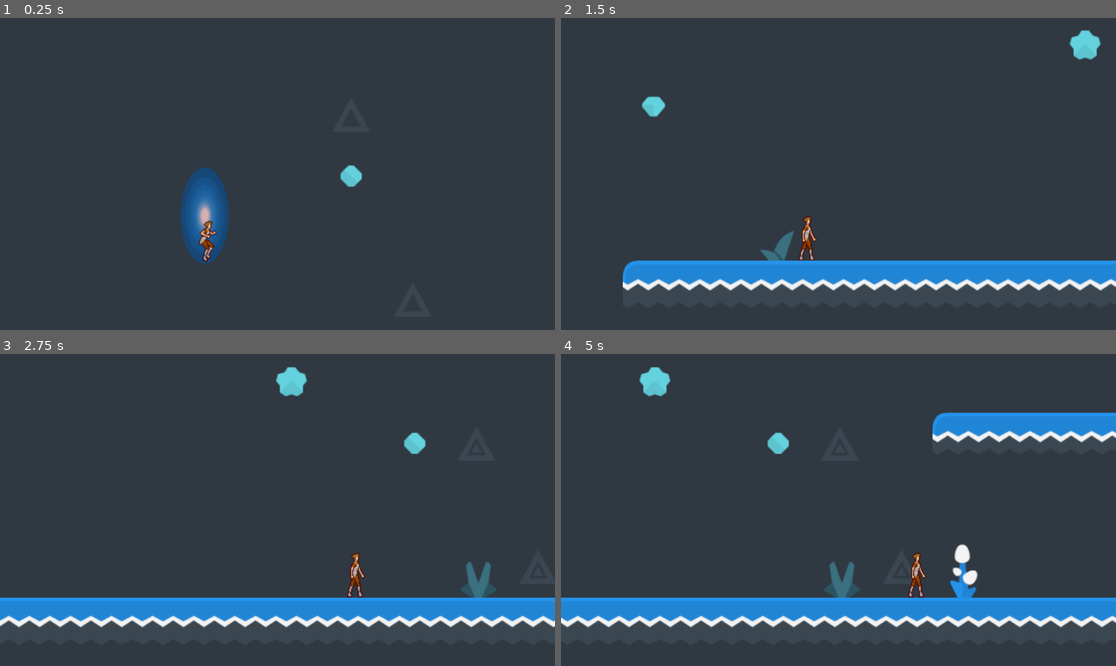
Above: before the commit, frames 1-4 (two rows, left to right).
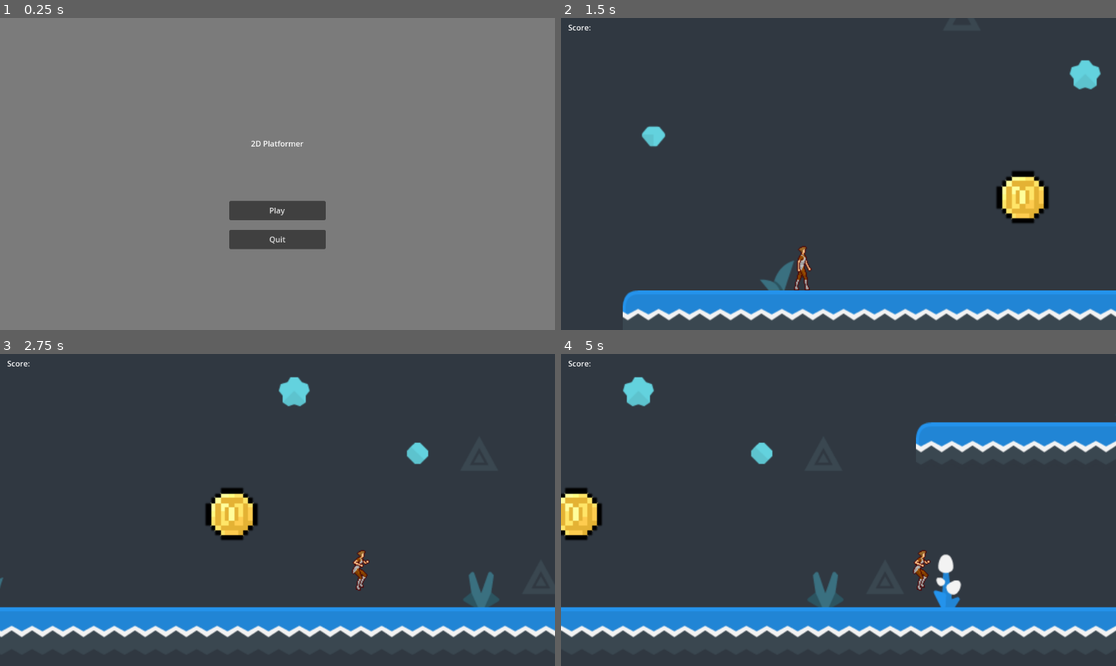
Above: after the commit, the same moments.

Repository: sophiabutt/2D-Platformer
Game: Godot game, scene res://UI/main_menu.tscn
Two runs of this game, one before a commit and one after it. Both use one fixed random seed, a clock stepped at 60 frames per second and the inputs below. Before the commit the project starts from res://Levels/Level1.tscn.
Inputs (mouse positions are in pixels of both pictures, inside the frame that each line leads up to):
- Up to frame 1 (0.25 s): no input
- Up to frame 2 (1.5 s): click (838, 211) at 0.5 s, where only the run after the commit has a clickable "Play"; hold D (right) from 1.28 s (still down)
- Up to frame 3 (2.75 s): keep holding D (right); tap W (jump) at 1.52, 2.27 s
- Up to frame 4 (5 s): release D (right) at 2.78 s; hold A (left) 2.78-3.53 s; hold D (right) from 3.53 s (still down); tap W (jump) at 3.77, 4.52 s

The runs differ from the first frame. In frame 1, 98% of the frame differs, in the area x 0-100%, y 0-100%; in frame 2, 19%; in frame 3, 11%; in frame 4, 15%.

Commit message:
Putting it all together

Diff:
--- /dev/null
+++ b/Assets/Coins.tres
@@ -0,0 +1,17 @@
+[gd_resource type="TileSet" load_steps=3 format=3 uid="uid://b44aihya58u7l"]
+
+[ext_resource type="Texture2D" uid="uid://ek57lul0gmp7" path="res://Assets/coin.png" id="1_xlc45"]
+
+[sub_resource type="TileSetAtlasSource" id="TileSetAtlasSource_tfpj4"]
+texture = ExtResource("1_xlc45")
+texture_region_size = Vector2i(64, 64)
+0:0/0 = 0
+0:0/0/physics_layer_0/linear_velocity = Vector2(0, 0)
+0:0/0/physics_layer_0/angular_velocity = 0.0
+0:0/0/physics_layer_0/polygon_0/points = PackedVector2Array(-32, -32, 32, -32, 32, 32, -32, 32)
+
+[resource]
+tile_size = Vector2i(64, 64)
+physics_layer_0/collision_layer = 8
+physics_layer_0/collision_mask = 8
+sources/1 = SubResource("TileSetAtlasSource_tfpj4")
--- a/Global.gd
+++ b/Global.gd
@@ -7,6 +7,11 @@
 var fade_out = ""
 
 var death_zone = 1000
+
+var coins = 0
+var score = 0
+
+var starting_in = 0
 
 func _physics_process(_delta):
 	if fade == null:
@@ -41,8 +46,36 @@
 		if fade.color.a >= 1:
 			fade_out = ""
 
+func update_score(s):
+	score += s
+	var HUD = get_node_or_null("/root/Game/UI/HUD")
+	if HUD != null:
+		HUD.update_score()
 
+func add_coin():
+	coins += 1
+	print(coins)
 
-func _unhandled_input(event):
-	if event.is_action_pressed("quit"):
-		get_tree().quit()
+func _input(event):
+	if event.is_action_pressed("menu"):
+		var Pause_Menu = get_node_or_null("/root/Game/UI/Pause_Menu")
+		if Pause_Menu == null or starting_in > 0:
+			get_tree().quit()
+		else:
+			if Pause_Menu.visible:
+				Input.mouse_mode = Input.MOUSE_MODE_CAPTURED
+				get_tree().paused = false
+				Pause_Menu.hide()
+			else:
+				Input.mouse_mode = Input.MOUSE_MODE_VISIBLE
+				get_tree().paused = true
+				Pause_Menu.show()
+
+func reset():
+	score = 0
+
+func end_game(success):
+	if success:
+		get_tree().change_scene_to_file("res://UI/End_Game.tscn")
+	else:
+		get_tree().change_scene_to_file("res://UI/End_Game.tscn")
--- a/Levels/Exit.gd
+++ b/Levels/Exit.gd
@@ -6,4 +6,4 @@
 		if name == "Exit_to_2":
 			var _target = get_tree().change_scene_to_file("res://Levels/Level2.tscn")
 		if name == "Exit_to_3":
-			var _target = get_tree().change_scene_to_file("res://Levels/Game_Over.tscn")
+			var _target = get_tree().change_scene_to_file("res://UI/Game_Over.tscn")
--- a/Levels/Level1.tscn
+++ b/Levels/Level1.tscn
@@ -1,9 +1,13 @@
-[gd_scene load_steps=17 format=3 uid="uid://ukauo0i4epi5"]
+[gd_scene load_steps=21 format=3 uid="uid://ukauo0i4epi5"]
 
 [ext_resource type="Script" path="res://Levels/Spawn.gd" id="1_8gf7s"]
 [ext_resource type="Texture2D" uid="uid://ba3213klcnmhh" path="res://Assets/Tiles.png" id="1_go4ss"]
 [ext_resource type="Texture2D" uid="uid://c2ar0wqs2igby" path="res://Assets/portal_start.png" id="2_0tio7"]
 [ext_resource type="Script" path="res://Levels/Exit.gd" id="2_1p2nn"]
+[ext_resource type="TileSet" uid="uid://b44aihya58u7l" path="res://Assets/Coins.tres" id="2_msx4h"]
+[ext_resource type="PackedScene" uid="uid://cwgwkks48tv71" path="res://UI/hud.tscn" id="2_on5el"]
+[ext_resource type="Script" path="res://Player/Coins.gd" id="3_7nq34"]
+[ext_resource type="PackedScene" uid="uid://oo23wdwr448o" path="res://UI/pause_menu.tscn" id="3_hmkmy"]
 [ext_resource type="PackedScene" uid="uid://75kl8s3x66sf" path="res://Levels/Camera.tscn" id="4_ebv7f"]
 [ext_resource type="Texture2D" uid="uid://w1tr7mlqhfbh" path="res://Assets/portal_end.png" id="5_7t5j3"]
 [ext_resource type="Script" path="res://Player/Player_Container.gd" id="6_4dv3v"]
@@ -1254,6 +1258,19 @@
 format = 2
 layer_0/tile_data = PackedInt32Array(-196610, 0, 6, -131074, 0, 6, -65538, 0, 6, -2, 0, 6, 65534, 0, 6, 131070, 0, 6, 1 …(16405 unchanged characters)…
 
+[node name="UI" type="CanvasLayer" parent="."]
+
+[node name="HUD" parent="UI" instance=ExtResource("2_on5el")]
+
+[node name="Pause_Menu" parent="UI" instance=ExtResource("3_hmkmy")]
+visible = false
+
+[node name="Coins" type="TileMap" parent="."]
+tile_set = ExtResource("2_msx4h")
+format = 2
+layer_0/tile_data = PackedInt32Array(262160, 1, 0, 196634, 1, 0, 196639, 1, 0, 196651, 1, 0, 458786, 1, 0, 458759, 1, 0, 65584, 1, 0, 196661, 1, 0)
+script = ExtResource("3_7nq34")
+
 [node name="Spawn" type="Node2D" parent="."]
 
 [node name="Sprite2D" type="Sprite2D" parent="Spawn"]
--- a/Levels/Level2.tscn
+++ b/Levels/Level2.tscn
@@ -1,8 +1,12 @@
-[gd_scene load_steps=17 format=3 uid="uid://cp7dswl1kughn"]
+[gd_scene load_steps=21 format=3 uid="uid://cp7dswl1kughn"]
 
 [ext_resource type="Texture2D" uid="uid://ba3213klcnmhh" path="res://Assets/Tiles.png" id="1_h0qu3"]
+[ext_resource type="TileSet" uid="uid://b44aihya58u7l" path="res://Assets/Coins.tres" id="2_514ht"]
+[ext_resource type="PackedScene" uid="uid://cwgwkks48tv71" path="res://UI/hud.tscn" id="2_532n8"]
 [ext_resource type="Texture2D" uid="uid://c2ar0wqs2igby" path="res://Assets/portal_start.png" id="2_o6blh"]
+[ext_resource type="PackedScene" uid="uid://oo23wdwr448o" path="res://UI/pause_menu.tscn" id="3_gsthp"]
 [ext_resource type="Script" path="res://Levels/Spawn.gd" id="3_jp3x2"]
+[ext_resource type="Script" path="res://Player/Coins.gd" id="3_xsgkh"]
 [ext_resource type="Script" path="res://Levels/Exit.gd" id="4_upr14"]
 [ext_resource type="Texture2D" uid="uid://w1tr7mlqhfbh" path="res://Assets/portal_end.png" id="5_3mkel"]
 [ext_resource type="Script" path="res://Player/Player_Container.gd" id="6_qdqb4"]
@@ -1262,6 +1266,19 @@
 format = 2
 layer_0/tile_data = PackedInt32Array(-393222, 0, 0, -327686, 0, 0, -262150, 0, 0, -196614, 0, 0, -131078, 0, 0, -65542, …(20913 unchanged characters)…
 
+[node name="UI" type="CanvasLayer" parent="."]
+
+[node name="HUD" parent="UI" instance=ExtResource("2_532n8")]
+
+[node name="Pause_menu" parent="UI" instance=ExtResource("3_gsthp")]
+visible = false
+
+[node name="Coins" type="TileMap" parent="."]
+tile_set = ExtResource("2_514ht")
+format = 2
+layer_0/tile_data = PackedInt32Array(458758, 1, 0, 327694, 1, 0, 458775, 1, 0, 393252, 1, 0, 327722, 1, 0, 524338, 1, 0, 458781, 1, 0)
+script = ExtResource("3_xsgkh")
+
 [node name="Spawn" type="Node2D" parent="."]
 
 [node name="Sprite2D" type="Sprite2D" parent="Spawn"]
--- /dev/null
+++ b/Player/Coins.gd
@@ -0,0 +1,24 @@
+extends TileMap
+
+const BIG_NUMBER = 1000000
+var coins = []
+
+func _ready():
+	for x in range(1000):
+		for y in range(1000):
+			if get_cell_source_id(0, Vector2i(x, y)) != -1:
+				coins.append(Vector2(x,y))
+
+
+func get_coin(p):
+	var coords = local_to_map(to_local(p))
+	var min_dist = BIG_NUMBER
+	var which_coin = Vector2.ZERO
+	for c in coins:
+		var d = Vector2(coords).distance_to(c)
+		if d < min_dist:
+			min_dist = d
+			which_coin = c
+	if which_coin != Vector2.ZERO:
+		call_deferred("set_cell", 0, which_coin, -1)
+		Global.add_coin()
--- a/Player/Player.gd
+++ b/Player/Player.gd
@@ -4,7 +4,7 @@
 
 
 const SPEED = 300.0
-const JUMP_VELOCITY = -50.0
+const JUMP_VELOCITY = -70.0
 const MAX_JUMP = -600.0
 
 # Get the gravity from the project settings to be synced with RigidBody nodes.
@@ -31,3 +31,8 @@
 
 func die():
 	queue_free()
+
+
+func _on_Coin_Collector_body_entered(body):
+	if body.name == "Coins":
+		body.get_coin(global_position)
--- a/Player/Player.tscn
+++ b/Player/Player.tscn
@@ -125,6 +125,9 @@
 [sub_resource type="RectangleShape2D" id="RectangleShape2D_4i3oj"]
 size = Vector2(16, 47)
 
+[sub_resource type="CapsuleShape2D" id="CapsuleShape2D_ydshf"]
+height = 58.0
+
 [node name="Player" type="CharacterBody2D"]
 script = ExtResource("1_xydlm")
 
@@ -151,3 +154,11 @@
 
 [node name="Falling" type="Node" parent="StateMachine"]
 script = ExtResource("7_t6aqf")
+
+[node name="Coin_Collector" type="Area2D" parent="."]
+
+[node name="CollisionShape2D" type="CollisionShape2D" parent="Coin_Collector"]
+position = Vector2(-1, 5)
+shape = SubResource("CapsuleShape2D_ydshf")
+
+[connection signal="body_entered" from="Coin_Collector" to="." method="_on_Coin_Collector_body_entered"]
--- a/Levels/Game_Over.tscn
+++ b/UI/Game_Over.tscn
@@ -1,6 +1,6 @@
 [gd_scene load_steps=2 format=3 uid="uid://c7ko3iw7kirgj"]
 
-[ext_resource type="Script" path="res://Levels/Game_Over.gd" id="1_psw4a"]
+[ext_resource type="Script" path="res://UI/Game_Over.gd" id="1_737hh"]
 
 [node name="Game_Over" type="Control"]
 layout_mode = 3
@@ -9,7 +9,7 @@
 anchor_bottom = 1.0
 grow_horizontal = 2
 grow_vertical = 2
-script = ExtResource("1_psw4a")
+script = ExtResource("1_737hh")
 
 [node name="ColorRect" type="ColorRect" parent="."]
 layout_mode = 0
--- /dev/null
+++ b/UI/hud.gd
@@ -0,0 +1,7 @@
+extends Control
+
+func ready():
+	update_score()
+
+func update_score():
+	$Score.text = "Score: " + str(Global.score)
--- /dev/null
+++ b/UI/hud.tscn
@@ -0,0 +1,20 @@
+[gd_scene load_steps=2 format=3 uid="uid://cwgwkks48tv71"]
+
+[ext_resource type="Script" path="res://UI/hud.gd" id="1_0h4n3"]
+
+[node name="HUD" type="Control"]
+layout_mode = 3
+anchors_preset = 15
+anchor_right = 1.0
+anchor_bottom = 1.0
+grow_horizontal = 2
+grow_vertical = 2
+script = ExtResource("1_0h4n3")
+
+[node name="Score" type="Label" parent="."]
+layout_mode = 0
+offset_left = 15.0
+offset_right = 215.0
+offset_bottom = 40.0
+text = "Score: "
+vertical_alignment = 1
--- /dev/null
+++ b/UI/main_menu.gd
@@ -0,0 +1,9 @@
+extends Control
+
+
+func _on_play_pressed():
+	get_tree().change_scene_to_file("res://Levels/Level1.tscn")
+
+
+func _on_quit_pressed():
+	get_tree().quit()
--- /dev/null
+++ b/UI/main_menu.tscn
@@ -0,0 +1,45 @@
+[gd_scene load_steps=2 format=3 uid="uid://6nnifrt554u5"]
+
+[ext_resource type="Script" path="res://UI/main_menu.gd" id="1_6225u"]
+
+[node name="Main Menu" type="Control"]
+layout_mode = 3
+anchors_preset = 15
+anchor_right = 1.0
+anchor_bottom = 1.0
+grow_horizontal = 2
+grow_vertical = 2
+script = ExtResource("1_6225u")
+
+[node name="ColorRect" type="ColorRect" parent="."]
+layout_mode = 0
+offset_right = 1152.0
+offset_bottom = 800.0
+color = Color(0.482353, 0.482353, 0.482353, 1)
+
+[node name="Label" type="Label" parent="."]
+layout_mode = 0
+offset_right = 1152.0
+offset_bottom = 522.0
+text = "2D Platformer"
+horizontal_alignment = 1
+vertical_alignment = 1
+
+[node name="Play" type="Button" parent="."]
+layout_mode = 0
+offset_left = 476.0
+offset_top = 380.0
+offset_right = 676.0
+offset_bottom = 420.0
+text = "Play"
+
+[node name="Quit" type="Button" parent="."]
+layout_mode = 0
+offset_left = 476.0
+offset_top = 440.0
+offset_right = 676.0
+offset_bottom = 480.0
+text = "Quit"
+
+[connection signal="pressed" from="Play" to="." method="_on_play_pressed"]
+[connection signal="pressed" from="Quit" to="." method="_on_quit_pressed"]
--- /dev/null
+++ b/UI/pause_menu.gd
@@ -0,0 +1,11 @@
+extends Control
+
+
+func _on_restart_pressed():
+	get_tree().paused = false
+	Global.reset()
+	get_tree().change_scene_to_file("res://Levels/Level1.tscn")
+
+
+func _on_quit_pressed():
+	get_tree().quit()
--- /dev/null
+++ b/UI/pause_menu.tscn
@@ -0,0 +1,48 @@
+[gd_scene load_steps=2 format=3 uid="uid://oo23wdwr448o"]
+
+[ext_resource type="Script" path="res://UI/pause_menu.gd" id="1_05uvb"]
+
+[node name="Pause_menu" type="Control"]
+layout_mode = 3
+anchors_preset = 15
+anchor_right = 1.0
+anchor_bottom = 1.0
+grow_horizontal = 2
+grow_vertical = 2
+script = ExtResource("1_05uvb")
+
+[node name="ColorRect" type="ColorRect" parent="."]
+layout_mode = 0
+offset_right = 1152.0
+offset_bottom = 800.0
+color = Color(0, 0, 0, 0.752941)
+
+[node name="Label" type="Label" parent="."]
+layout_mode = 1
+anchors_preset = 15
+anchor_right = 1.0
+anchor_bottom = 1.0
+grow_horizontal = 2
+grow_vertical = 2
+text = "Paused"
+horizontal_alignment = 1
+vertical_alignment = 1
+
+[node name="Restart" type="Button" parent="."]
+layout_mode = 0
+offset_left = 476.0
+offset_top = 380.0
+offset_right = 676.0
+offset_bottom = 420.0
+text = "Restart"
+
+[node name="Quit" type="Button" parent="."]
+layout_mode = 0
+offset_left = 476.0
+offset_top = 440.0
+offset_right = 676.0
+offset_bottom = 480.0
+text = "Quit"
+
+[connection signal="pressed" from="Restart" to="." method="_on_restart_pressed"]
+[connection signal="pressed" from="Quit" to="." method="_on_quit_pressed"]
--- a/project.godot
+++ b/project.godot
@@ -11,7 +11,7 @@
 [application]
 
 config/name="2D-Platformer"
-run/main_scene="res://Levels/Level1.tscn"
+run/main_scene="res://UI/main_menu.tscn"
 config/features=PackedStringArray("4.1", "GL Compatibility")
 config/icon="res://icon.svg"
 
@@ -36,7 +36,7 @@
 "events": [Object(InputEventKey,"resource_local_to_scene":false,"resource_name":"","device":-1,"window_id":0,"alt_pressed":false,"shift_pressed":false,"ctrl_pressed":false,"meta_pressed":false,"pressed":false,"keycode":0,"physical_keycode":87,"key_label":0,"unicode":119,"echo":false,"script":null)
 ]
 }
-quit={
+menu={
 "deadzone": 0.5,
 "events": [Object(InputEventKey,"resource_local_to_scene":false,"resource_name":"","device":-1,"window_id":0,"alt_press …(182 unchanged characters)…
 ]
Binary file added: Assets/coin.png
Not shown, changed: Assets/coin.png.import
Binary file removed: Assets/goldcoin1.png
Not shown: 1 places in Player/Player.tscn that only renumber resources
Renamed: Levels/Game_Over.gd -> UI/Game_Over.gd
